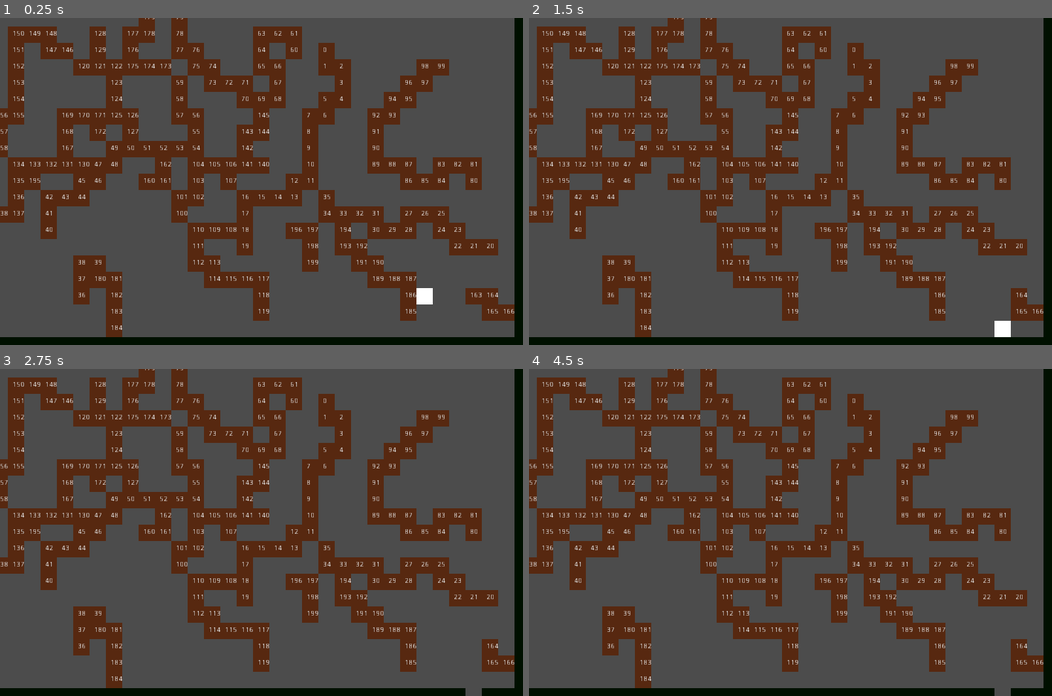
Above: before the commit, frames 1-4 (two rows, left to right).
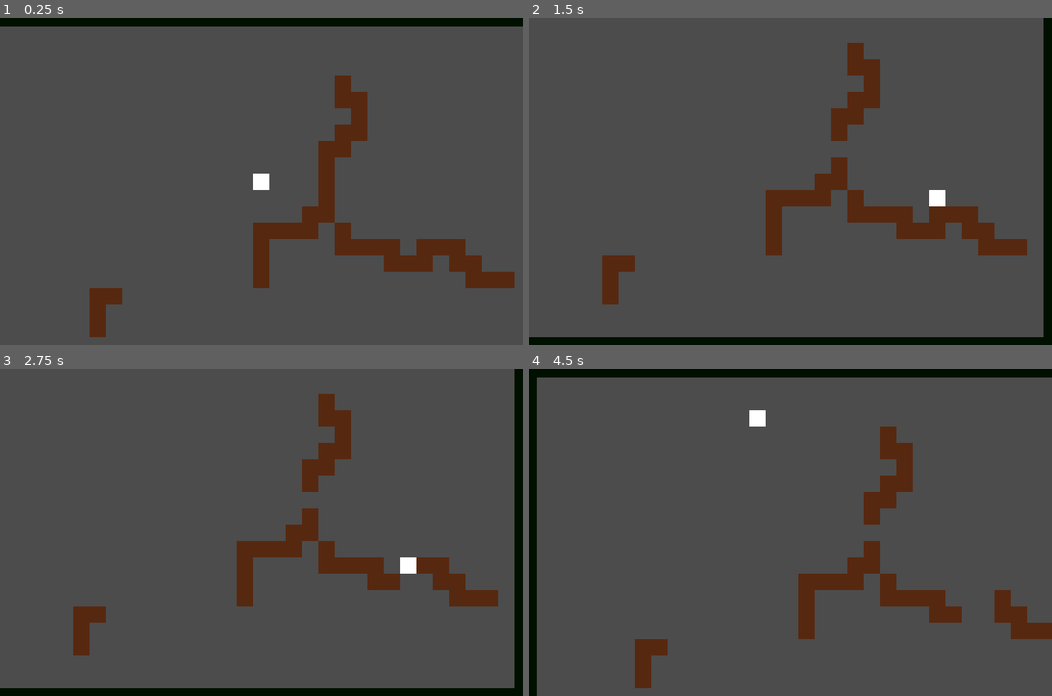
Above: after the commit, the same moments.

Repository: LucasCarrias/Topdown-Pathfinder
Game: Godot game, scene res://Scenes/Game.tscn
Same seed, same stepped clock (60 frames per second), same inputs: the game is played once before the commit and once after it.
Inputs:
- Up to frame 1 (0.25 s): no input
- Up to frame 2 (1.5 s): tap Enter (ui_accept) at 0.5, 0.77 s; hold Right (ui_right) 0.53-1.28 s; hold Down (ui_down) from 1.28 s (still down)
- Up to frame 3 (2.75 s): tap Enter (ui_accept) at 1.52, 2 s; release Down (ui_down) at 2.03 s; hold Right (ui_right) from 2.03 s (still down)
- Up to frame 4 (4.5 s): tap Enter (ui_accept) at 2.75, 3.02, 3.77 s; release Right (ui_right) at 2.78 s; hold Up (ui_up) 2.78-3.53 s; hold Left (ui_left) from 3.53 s (still down)

The runs differ from the first frame. In frame 1, 40% of the frame differs, in the area x 0-100%, y 0-100%; in frame 2, 25%; in frame 3, 25%; in frame 4, 40%.

Commit message:
Create Global scene as autoload

Diff:
--- /dev/null
+++ b/Scenes/Global.gd
@@ -0,0 +1,7 @@
+extends Node2D
+
+const WINDOW_SIZE = Vector2(1024, 640)
+var WINDOW_GRID = Vector2(WINDOW_SIZE.x/32, WINDOW_SIZE.y/32)
+
+func _ready():
+	pass
--- /dev/null
+++ b/Scenes/Global.tscn
@@ -0,0 +1,6 @@
+[gd_scene load_steps=2 format=2]
+
+[ext_resource path="res://Scenes/Global.gd" type="Script" id=1]
+
+[node name="Global" type="Node2D"]
+script = ExtResource( 1 )
--- a/Scenes/Wall.tscn
+++ b/Scenes/Wall.tscn
@@ -17,6 +17,7 @@
 texture = ExtResource( 1 )
 
 [node name="Label" type="Label" parent="."]
+visible = false
 margin_left = -8.0
 margin_top = -8.0
 margin_right = 40.0
--- a/Scripts/MapGenerator.gd
+++ b/Scripts/MapGenerator.gd
@@ -11,10 +11,9 @@
 
 func _ready():
 	rng.randomize()
-	while get_child_count() < 200:
+	while get_child_count() < 25:
 		walls_generator(20)
 	create_borders()
-
 
 func _process(delta):
 	pass
@@ -45,7 +44,6 @@
 		current_pos = last_pos
 		current_pos += steps[rng.randi_range(0, len(steps)-1)]
 		done = is_single_pos(object) and is_pos_on_window(object.global_position)
-
 	if loops == 50:
 		done = false
 		set_rand_pos(object)
--- a/project.godot
+++ b/project.godot
@@ -19,6 +19,10 @@
 run/main_scene="res://Scenes/Game.tscn"
 config/icon="res://icon.png"
 
+[autoload]
+
+Global="*res://Scenes/Global.tscn"
+
 [display]
 
 window/size/height=640
